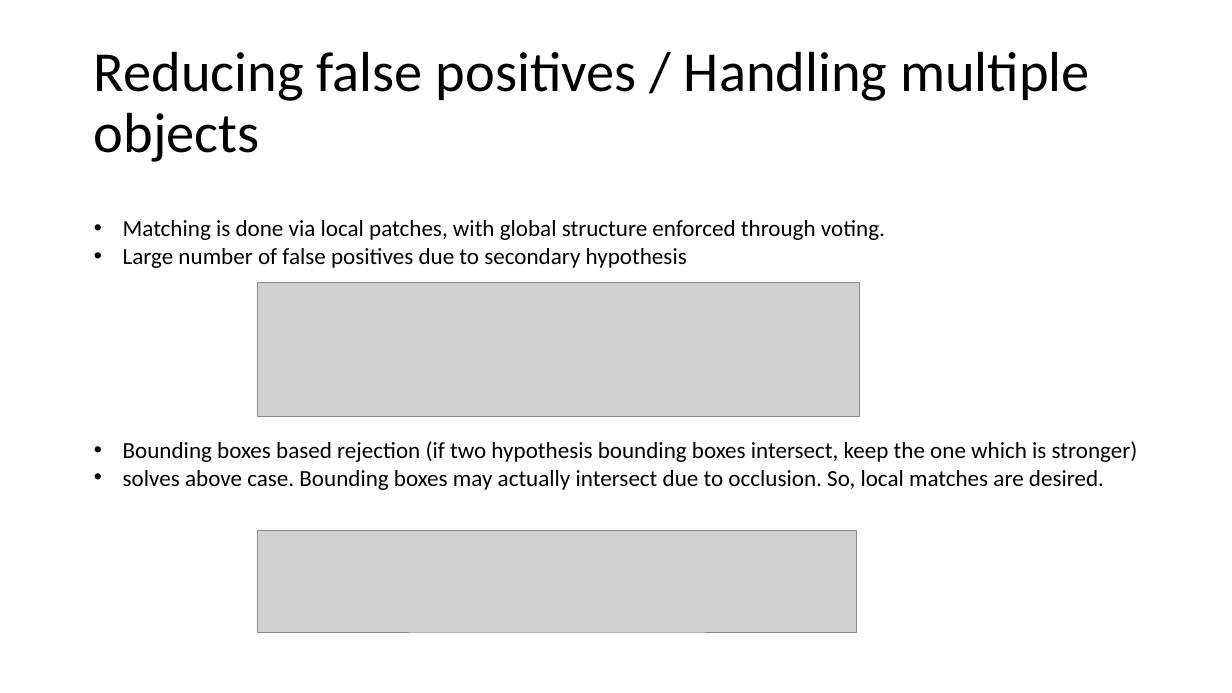
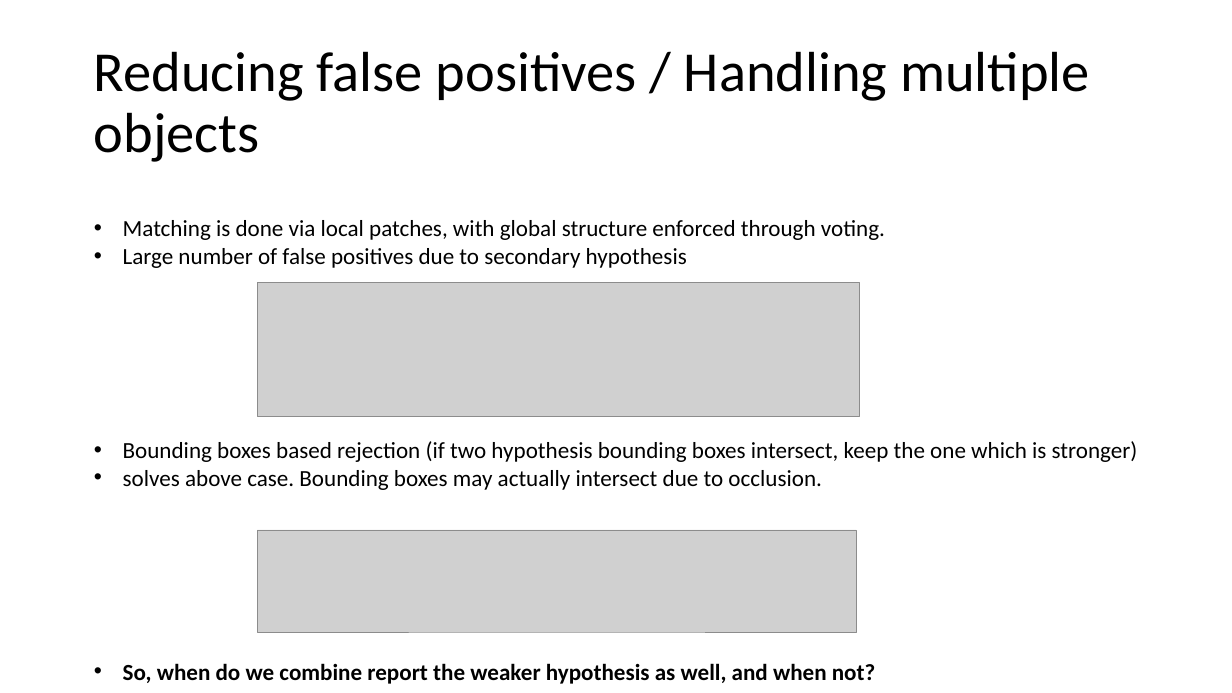
Before and after one commit to indivisibleatom/lectureNotes, a slide deck: slide 16 of sources/Leibe_Categorize_Segment.pptx (slide 13 before the commit). Drawn at 1232x693 pixels with LibreOffice and Linux fonts; fonts in the diff are those of the drawing; grey boxes stand for pictures. Boxes give left, top, right and bottom in pixels: in the first picture for what was removed or moved away, otherwise in the second. Text is boxed around its words. In the diff, an @@ line names an element or a change of style, - is before the commit and + after.

```diff
--- a/sources/Leibe_Categorize_Segment.pptx
+++ b/sources/Leibe_Categorize_Segment.pptx
@@ text at (123,470,875,684): text changed @@
-• solves above case. Bounding boxes may actually intersect due to occlusion. So, local matches are desired.
+• solves above case. Bounding boxes may actually intersect due to occlusion.
+• So, when do we combine report the weaker hypothesis as well, and when not?
```
Also in this commit, not shown: 3 other slides changed, 3 slides added, 1 other file.
